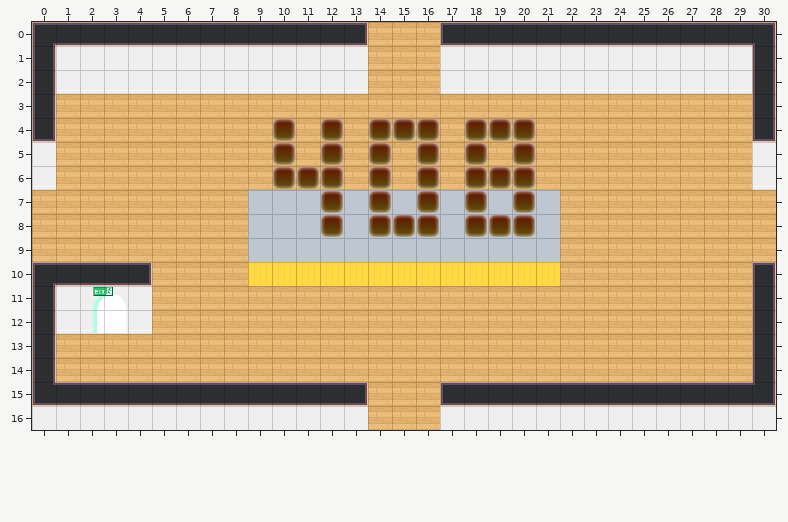
A Tiled map (JSON) gets an edit: dist/map/408.json. Above, as it was before the edit.
Cells are 32x32 px. Shown: x 0..30, y 0..16.
Now the later version:
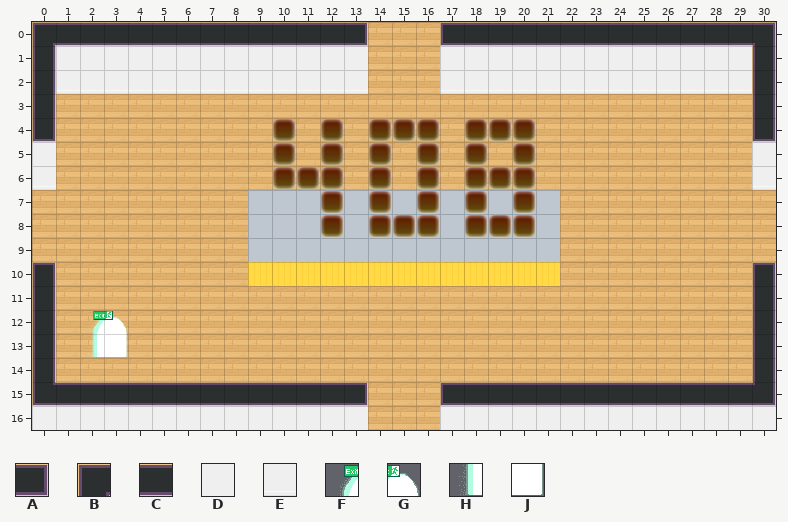
Key: from "tileset5_export": A 47, B 48, C 56, D 62, E 72; from "worldExit": F 0, G 1, H 2, J 3.
_ is an empty cell.
Tiles replaced or removed in this view: A, B, C, D, E, F, G, H, J.
Change:
Changed rows in their new state; . is an unchanged cell.
Layer "walltest":
first column x 0:
10 _____
11 .____
12 .____
Layer "LOBBYx":
first column x 2:
11 __
12 FG
13 HJ
